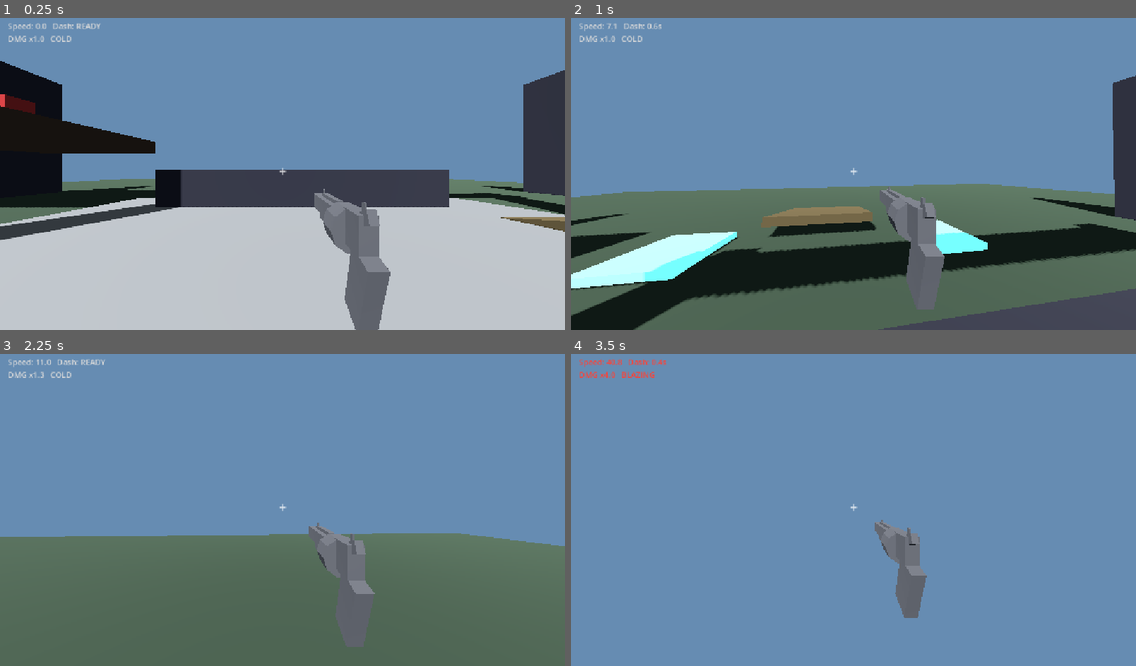
Above: before the commit, frames 1-4 (two rows, left to right).
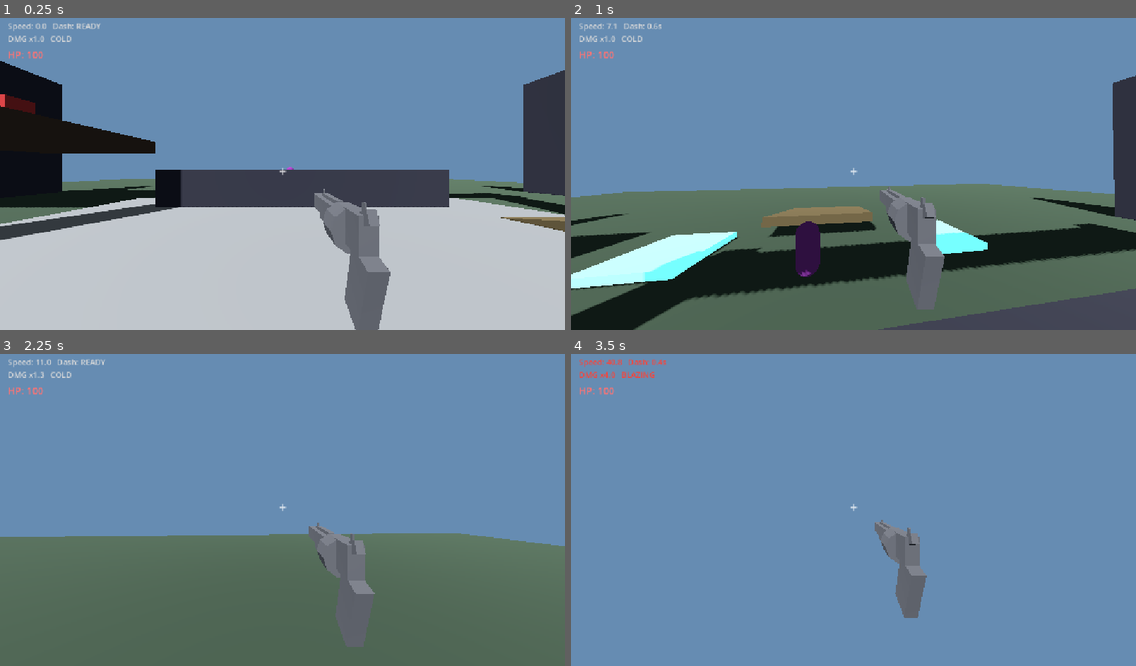
Above: after the commit, the same moments.

Repository: ahmedN535/ROTGUT
Game: Godot game, scene res://levels/test_arena.tscn
The game is run twice, just before and just after one commit, with the same random seed, the same clock (stepped at 60 frames per second) and the same inputs.
Inputs (mouse positions are in pixels of both pictures, inside the frame that each line leads up to):
- Up to frame 1 (0.25 s): no input
- Up to frame 2 (1 s): move the mouse to (881, 170) at 0.52 s; hold W (move_forward) from 0.53 s (still down); tap Shift (dash) at 0.6 s; tap Space (jump) at 0.77, 0.8 s
- Up to frame 3 (2.25 s): keep holding W (move_forward); tap Space (jump) at 1.07, 1.35, 1.52, 1.82 s; move the mouse to (254, 510) at 1.27 s; tap Shift (dash) at 1.55 s; move the mouse to (293, 500) at 2.02 s; hold Ctrl (crouch) from 2.03 s (still down)
- Up to frame 4 (3.5 s): keep holding W (move_forward); tap Space (jump) at 2.3, 3.02, 3.32 s; move the mouse to (847, 513) at 2.77 s; release Ctrl (crouch) at 2.78 s; tap Shift (dash) at 2.85 s

The runs differ from the first frame. In frame 1, less than 0.1% of the frame differs, in the area x 1-52%, y 10-49%; in frame 2, 0.8%, in the area x 1-45%, y 10-84%; in frame 3, less than 0.1%; in frame 4, less than 0.1%.

Commit message:
Add first enemy (melee rusher) and player health
- Enemy base class (enemy.gd): health, take_damage (weapon's existing
  contract), hit flash, death + `died` signal for the combo system to hook.
- MeleeRusher: chases via direct steering, contact damage on a cooldown.
  No pathfinding yet (fine for the open arena; see SPEC enemy notes).
- Player health: 100 HP, contact damage, red hurt flash, HP on HUD,
  respawn-at-spawn on death. Player joins the "player" group so enemies
  find it via get_first_node_in_group.
- CombatFX helper: pulls tier colors/names + floating damage numbers into
  one place; target_dummy and the player HUD now share it.
- Test arena spawns 3 rushers.
- SPEC: enemy design direction (defer pathfinding/verticality; cover air
  with enemy variety, not jumping rushers).

Co-Authored-By: Claude Opus 4.8 <noreply@anthropic.com>

Diff:
--- /dev/null
+++ b/godot-project/ROTGUT/common/combat_fx.gd
@@ -0,0 +1,47 @@
+class_name CombatFX
+extends RefCounted
+
+## Shared combat feedback: speed-tier colors/names and floating damage numbers.
+## Tiers come from the player's speed -> damage multiplier. All static — call as
+## CombatFX.tier_color(t), no instance needed.
+
+
+static func tier_color(tier: int) -> Color:
+	match tier:
+		0: return Color(0.85, 0.85, 0.85)
+		1: return Color(1.0, 0.9, 0.3)
+		2: return Color(1.0, 0.55, 0.15)
+		_: return Color(1.0, 0.25, 0.2)
+
+
+static func tier_name(tier: int) -> String:
+	match tier:
+		0: return "COLD"
+		1: return "WARM"
+		2: return "HOT"
+		_: return "BLAZING"
+
+
+## Spawns a rising, fading damage number at a world position. `parent` should be
+## a live node in the current scene (the number lives independently of whatever
+## was hit, so it survives that thing dying).
+static func spawn_damage_number(parent: Node, world_pos: Vector3, amount: float, tier: int) -> void:
+	var label := Label3D.new()
+	label.text = str(roundi(amount))
+	label.billboard = BaseMaterial3D.BILLBOARD_ENABLED
+	label.no_depth_test = true        # draws over geometry so it never hides
+	label.fixed_size = true           # same screen size at any range
+	label.font_size = 32 + tier * 18  # bigger hits at higher tiers
+	label.outline_size = 10
+	label.outline_modulate = Color.BLACK
+	label.modulate = tier_color(tier)
+
+	parent.add_child(label)
+	label.global_position = world_pos + Vector3(0.0, 0.3, 0.0)
+
+	var rise_to := label.global_position + Vector3(0.0, 1.4, 0.0)
+	var tween := label.create_tween()
+	tween.set_parallel(true)
+	tween.tween_property(label, "global_position", rise_to, 0.7)
+	tween.tween_property(label, "modulate:a", 0.0, 0.7).set_ease(Tween.EASE_IN)
+	tween.chain().tween_callback(label.queue_free)
--- /dev/null
+++ b/godot-project/ROTGUT/entities/enemy/enemy.gd
@@ -0,0 +1,80 @@
+class_name Enemy
+extends CharacterBody3D
+
+## Base for all enemies. Handles the shared guts: health, taking damage (the same
+## take_damage contract the weapon calls on any target), the hit flash, and death.
+## Movement and attack behavior live in subclasses (see melee_rusher.gd) so adding
+## a new enemy type is "extend Enemy + add a _physics_process".
+
+signal died
+
+const GRAVITY: float = 24.0
+
+@export var max_health: float = 50.0
+
+var _health: float = 0.0
+var _alive: bool = true
+var _player: Node3D
+var _mesh: MeshInstance3D
+var _material: StandardMaterial3D
+var _base_color: Color = Color(0.35, 0.5, 0.3)
+
+
+func _ready() -> void:
+	_health = max_health
+	_player = get_tree().get_first_node_in_group("player") as Node3D
+	_build_body()
+
+
+# Subclasses can override to change shape/look; default is a sickly capsule.
+func _build_body() -> void:
+	var shape := CollisionShape3D.new()
+	var capsule := CapsuleShape3D.new()
+	capsule.radius = 0.4
+	capsule.height = 1.8
+	shape.shape = capsule
+	add_child(shape)
+
+	_mesh = MeshInstance3D.new()
+	var capsule_mesh := CapsuleMesh.new()
+	capsule_mesh.radius = 0.4
+	capsule_mesh.height = 1.8
+	_mesh.mesh = capsule_mesh
+	_material = StandardMaterial3D.new()
+	_material.albedo_color = _base_color
+	_mesh.material_override = _material
+	add_child(_mesh)
+
+
+# Same signature the weapon calls on any hittable thing.
+func take_damage(amount: float, _multiplier: float, tier: int, hit_pos: Vector3) -> void:
+	if not _alive:
+		return
+	_health -= amount
+	CombatFX.spawn_damage_number(get_tree().current_scene, hit_pos, amount, tier)
+	_flash()
+	if _health <= 0.0:
+		_die()
+
+
+func _flash() -> void:
+	_material.albedo_color = Color.WHITE
+	var tween := create_tween()
+	tween.tween_property(_material, "albedo_color", _base_color, 0.12)
+
+
+func _die() -> void:
+	_alive = false
+	died.emit()
+	var tween := create_tween()
+	tween.tween_property(self, "scale", Vector3(1.2, 0.1, 1.2), 0.12)
+	tween.tween_callback(queue_free)
+
+
+# Helper for subclasses: flat (horizontal) direction toward the player.
+func _dir_to_player() -> Vector3:
+	if _player == null:
+		return Vector3.ZERO
+	var to := _player.global_position - global_position
+	to.y = 0.0
+	return to.normalized() if to.length() > 0.01 else Vector3.ZERO
--- /dev/null
+++ b/godot-project/ROTGUT/entities/enemy/melee_rusher.gd
@@ -0,0 +1,43 @@
+class_name MeleeRusher
+extends Enemy
+
+## The first enemy: sprints straight at the player and hits on contact. Forces you
+## to keep moving — standing still gets you caught and chipped down.
+
+const MOVE_SPEED: float = 8.0
+const ATTACK_RANGE: float = 1.7
+const ATTACK_DAMAGE: float = 12.0
+const ATTACK_COOLDOWN: float = 0.8
+
+var _attack_timer: float = 0.0
+
+
+func _build_body() -> void:
+	_base_color = Color(0.5, 0.2, 0.55)  # purple, distinct from the red target dummies
+	super()
+
+
+func _physics_process(delta: float) -> void:
+	_attack_timer -= delta
+
+	if not is_on_floor():
+		velocity.y -= GRAVITY * delta
+
+	if _alive and _player != null:
+		var dir := _dir_to_player()
+		velocity.x = dir.x * MOVE_SPEED
+		velocity.z = dir.z * MOVE_SPEED
+
+		if global_position.distance_to(_player.global_position) <= ATTACK_RANGE and _attack_timer <= 0.0:
+			_attack()
+	else:
+		velocity.x = 0.0
+		velocity.z = 0.0
+
+	move_and_slide()
+
+
+func _attack() -> void:
+	_attack_timer = ATTACK_COOLDOWN
+	if _player.has_method("take_damage"):
+		_player.take_damage(ATTACK_DAMAGE)
--- a/godot-project/ROTGUT/entities/player/player.gd
+++ b/godot-project/ROTGUT/entities/player/player.gd
@@ -64,6 +64,9 @@
 const RECOIL_KICK: float = 0.045    # radians of upward pitch per shot
 const RECOIL_RECOVER: float = 12.0
 const RECOIL_FOV_PUNCH: float = 6.0
+
+# --- Health ---
+const MAX_HEALTH: float = 100.0
 
 @onready var _head: Node3D = %Head
 @onready var _camera: Camera3D = %PlayerCamera
@@ -93,10 +96,18 @@
 var _rope_length: float = 0.0
 var _rope_mesh: MeshInstance3D
 
+var _health: float = MAX_HEALTH
+var _spawn_position: Vector3 = Vector3.ZERO
+var _health_label: Label
+var _damage_overlay: ColorRect
+
 
 func _ready() -> void:
 	Input.mouse_mode = Input.MOUSE_MODE_CAPTURED
 	_head_base_y = _head.position.y
+	add_to_group("player")  # so enemies can find us via get_first_node_in_group
+	_spawn_position = global_position
+	_health = MAX_HEALTH
 	_setup_hud()
 	_setup_weapon()
 	_setup_rope()
@@ -122,6 +133,21 @@
 	crosshair.grow_vertical = Control.GROW_DIRECTION_BOTH
 	canvas.add_child(crosshair)
 
+	# Health readout
+	_health_label = Label.new()
+	_health_label.position = Vector2(16, 72)
+	_health_label.add_theme_font_size_override("font_size", 20)
+	_health_label.add_theme_color_override("font_color", Color(1.0, 0.45, 0.45))
+	canvas.add_child(_health_label)
+
+	# Full-screen red flash when hurt
+	_damage_overlay = ColorRect.new()
+	_damage_overlay.color = Color(0.8, 0.0, 0.0, 0.0)
+	_damage_overlay.anchor_right = 1.0
+	_damage_overlay.anchor_bottom = 1.0
+	_damage_overlay.mouse_filter = Control.MOUSE_FILTER_IGNORE
+	canvas.add_child(_damage_overlay)
+
 	add_child(canvas)
 
 
@@ -150,6 +176,31 @@
 	_jumps_left = MAX_JUMPS
 	_is_grappling = false
 	_fov_dash_bonus = maxf(_fov_dash_bonus, 10.0)
+
+
+# Called by enemies dealing damage.
+func take_damage(amount: float) -> void:
+	if _health <= 0.0:
+		return
+	_health -= amount
+	_flash_damage()
+	if _health <= 0.0:
+		_die()
+
+
+func _flash_damage() -> void:
+	_damage_overlay.color.a = 0.5
+	var tween := create_tween()
+	tween.tween_property(_damage_overlay, "color:a", 0.0, 0.4)
+
+
+func _die() -> void:
+	# Simple respawn for now — back to spawn, full health, movement state cleared.
+	global_position = _spawn_position
+	velocity = Vector3.ZERO
+	_health = MAX_HEALTH
+	_is_grappling = false
+	_is_sliding = false
 
 
 func _input(event: InputEvent) -> void:
@@ -260,9 +311,10 @@
 	var dash_status := "READY" if _dash_cooldown <= 0.0 else "%.1fs" % _dash_cooldown
 	var hook_tag := "   [HOOK]" if _is_grappling else ""
 	_speed_label.text = "Speed: %.1f   Dash: %s%s\nDMG x%.1f   %s" % [
-		horiz_speed, dash_status, hook_tag, mult, _tier_name(tier)
+		horiz_speed, dash_status, hook_tag, mult, CombatFX.tier_name(tier)
 	]
-	_speed_label.modulate = _tier_color(tier)
+	_speed_label.modulate = CombatFX.tier_color(tier)
+	_health_label.text = "HP: %d" % roundi(_health)
 
 
 func _start_slide() -> void:
@@ -454,19 +506,3 @@
 	elif mult < 3.5:
 		return 2
 	return 3
-
-
-func _tier_name(tier: int) -> String:
-	match tier:
-		0: return "COLD"
-		1: return "WARM"
-		2: return "HOT"
-		_: return "BLAZING"
-
-
-func _tier_color(tier: int) -> Color:
-	match tier:
-		0: return Color(0.85, 0.85, 0.85)
-		1: return Color(1.0, 0.9, 0.3)
-		2: return Color(1.0, 0.55, 0.15)
-		_: return Color(1.0, 0.25, 0.2)
--- a/godot-project/ROTGUT/entities/target/target_dummy.gd
+++ b/godot-project/ROTGUT/entities/target/target_dummy.gd
@@ -37,32 +37,10 @@
 	if not _alive:
 		return
 	_health -= amount
-	_spawn_damage_number(amount, tier, hit_pos)
+	CombatFX.spawn_damage_number(get_tree().current_scene, hit_pos, amount, tier)
 	_flash()
 	if _health <= 0.0:
 		_die()
-
-
-func _spawn_damage_number(amount: float, tier: int, hit_pos: Vector3) -> void:
-	var label := Label3D.new()
-	label.text = str(roundi(amount))
-	label.billboard = BaseMaterial3D.BILLBOARD_ENABLED
-	label.no_depth_test = true        # draws over geometry so it never hides
-	label.fixed_size = true           # stays the same screen size at any range
-	label.font_size = 32 + tier * 18  # bigger hits at higher tiers
-	label.outline_size = 10
-	label.outline_modulate = Color.BLACK
-	label.modulate = _tier_color(tier)
-
-	get_tree().current_scene.add_child(label)
-	label.global_position = hit_pos + Vector3(0.0, 0.3, 0.0)
-
-	var rise_to := label.global_position + Vector3(0.0, 1.4, 0.0)
-	var tween := label.create_tween()
-	tween.set_parallel(true)
-	tween.tween_property(label, "global_position", rise_to, 0.7)
-	tween.tween_property(label, "modulate:a", 0.0, 0.7).set_ease(Tween.EASE_IN)
-	tween.chain().tween_callback(label.queue_free)
 
 
 func _flash() -> void:
@@ -84,11 +62,3 @@
 	_mesh.visible = true
 	collision_layer = 1
 	_material.albedo_color = BASE_COLOR
-
-
-func _tier_color(tier: int) -> Color:
-	match tier:
-		0: return Color(0.85, 0.85, 0.85)
-		1: return Color(1.0, 0.9, 0.3)
-		2: return Color(1.0, 0.55, 0.15)
-		_: return Color(1.0, 0.25, 0.2)
--- a/godot-project/ROTGUT/levels/test_arena.gd
+++ b/godot-project/ROTGUT/levels/test_arena.gd
@@ -16,6 +16,7 @@
 	_add_grapple_points()
 	_add_jump_pads()
 	_add_targets()
+	_add_enemies()
 
 
 func _add_environment() -> void:
@@ -116,3 +117,15 @@
 		var target := TargetDummy.new()
 		add_child(target)
 		target.position = pos
+
+
+func _add_enemies() -> void:
+	var positions := [
+		Vector3(12, 1.2, 12),
+		Vector3(-12, 1.2, 12),
+		Vector3(0, 1.2, -20),
+	]
+	for pos in positions:
+		var rusher := MeleeRusher.new()
+		add_child(rusher)
+		rusher.position = pos
Not shown, added: godot-project/ROTGUT/common/combat_fx.gd.uid
Not shown, added: godot-project/ROTGUT/entities/enemy/enemy.gd.uid
Not shown, added: godot-project/ROTGUT/entities/enemy/melee_rusher.gd.uid
Not shown, changed: design/SPEC.md
